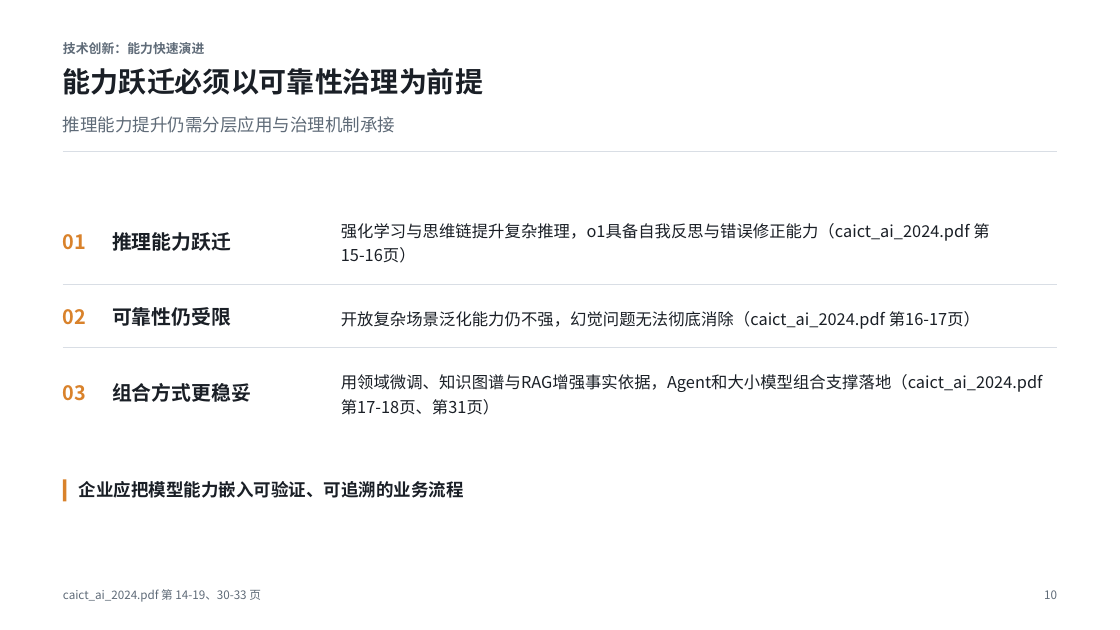
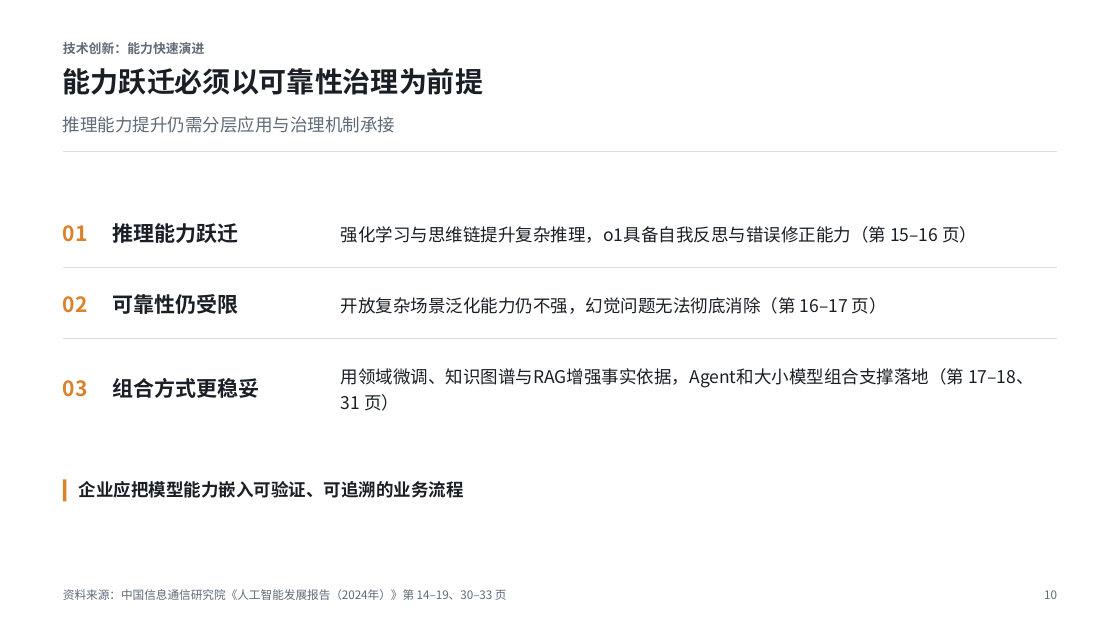
Before and after one commit to Liyilin66/ppt-agent, a slide deck: slide 10 of examples/caict-2024-sample.pptx. Drawn at 1120x630 pixels with LibreOffice and Linux fonts; fonts in the diff are those of the drawing. Boxes give left, top, right and bottom in pixels: in the first picture for what was removed or moved away, otherwise in the second. Text is boxed around its words. In the diff, an @@ line names an element or a change of style, - is before the commit and + after.

Commit message:
Show citations as report names instead of raw filenames
Footers named the uploaded file ("caict_ai_2024.pdf 第 7-13 页"), card
citations scaled up with sparse body text in accent blue, and the same page
was repeated on every card. On a management deck that reads as machine output.

Display only changes; validation still matches the uploaded filenames.
- Report names come from the document itself (PDF cover lines, DOCX title,
  Markdown heading); a cleaned filename stem is shown when nothing is found.
- Footer: "资料来源：issuer《title》第 7–13 页", one mention per report with its
  pages merged; it shortens in steps (issuer, then web titles, then sites
  only) against a measured one-line width instead of clipping mid-title.
- Card refs show only the page when the footer already names the report, use
  a fixed small muted caption, and are dropped when every card cites the
  same page.

The README sample was re-typeset from its cached content with no model or
search calls; its degraded pages are unchanged (3, 5, 18, 19).

Tested: uv run pytest (1699 passed); PowerPoint export of the sample and of
the MCP validation deck, longest footers checked on one line.

```diff
--- a/examples/caict-2024-sample.pptx
+++ b/examples/caict-2024-sample.pptx
@@ size 17 to 18 pt; line spacing 22.1pt to 23.4pt in 6 elements at [112,378,259,398], [63,380,88,397], [112,294,238,314], [63,296,88,313], [112,223,238,243], [63,225,88,242] @@
@@ text at [341,226,977,243]: text changed; size 14 to 15 pt @@
-强化学习与思维链提升复杂推理，o1具备自我反思与错误修正能力（caict_ai_2024.pdf 第15-16页）
+强化学习与思维链提升复杂推理，o1具备自我反思与错误修正能力（第 15–16 页）
@@ 2 texts, 1 line: place and size @@
-2 texts, 1 line at [63,284,1057,326]
+2 texts, 1 line at [63,267,1057,314]
@@ text at [341,297,887,314]: text changed; size 14 to 15 pt @@
-开放复杂场景泛化能力仍不强，幻觉问题无法彻底消除（caict_ai_2024.pdf 第16-17页）
+开放复杂场景泛化能力仍不强，幻觉问题无法彻底消除（第 16–17 页）
@@ line moved from (63, 348) - (1057, 348) to (63, 339) - (1057, 339) @@
@@ text at [341,368,1034,411]: text changed; size 14 to 15 pt @@
-用领域微调、知识图谱与RAG增强事实依据，Agent和大小模型组合支撑落地（caict_ai_2024.pdf 第17-18页、第31页）
+用领域微调、知识图谱与RAG增强事实依据，Agent和大小模型组合支撑落地（第 17–18、31 页）
@@ text at [63,589,507,600]: text changed @@
-caict_ai_2024.pdf 第 14-19、30-33 页
+资料来源：中国信息通信研究院《人工智能发展报告（2024年）》第 14–19、30–33 页
```
Also in this commit, not shown: 16 other slides changed, 8 other files.
